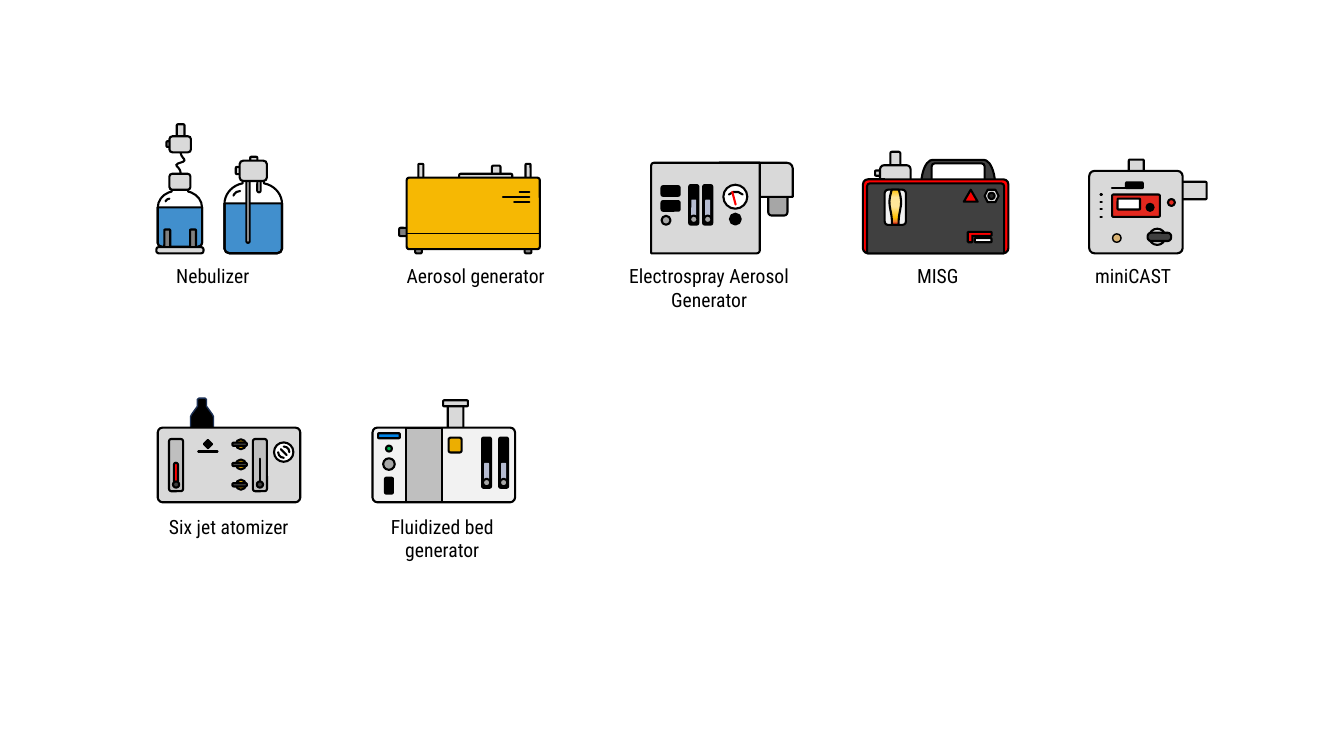
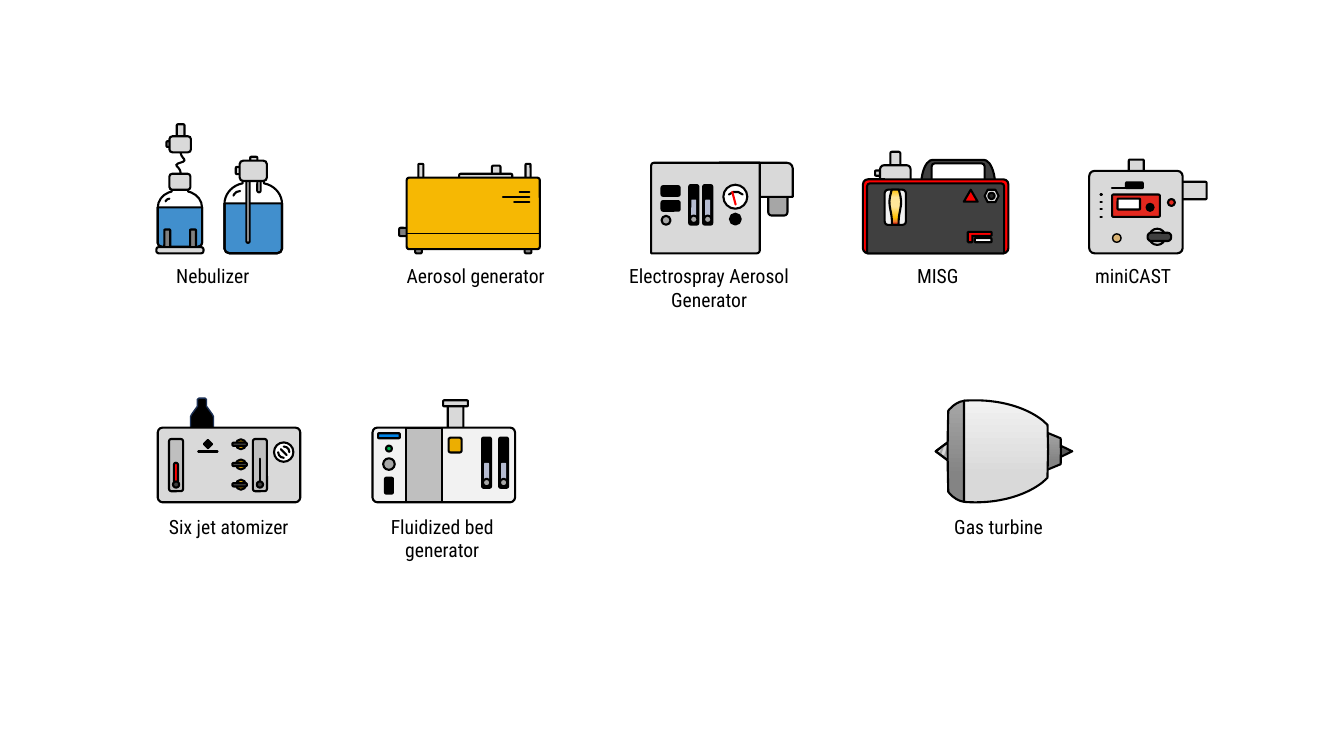
Before and after one commit to tsipkens/aerosol-icon-project, a slide deck: slide 2 of icons.pptx. Drawn at 1344x756 pixels with LibreOffice and Linux fonts; fonts in the diff are those of the drawing. Boxes give left, top, right and bottom in pixels: in the first picture for what was removed or moved away, otherwise in the second. Text is boxed around its words. In the diff, an @@ line names an element or a change of style, - is before the commit and + after.

```diff
--- a/icons.pptx
+++ b/icons.pptx
@@ group added at [935, 400, 1072, 502]: 3 triangles, 3 lines, 3 freeform shapes @@
@@ text added at [954, 519, 1043, 535], 14 pt, text #000000 @@
+Gas turbine
```
Also in this commit, not shown: 2 other slides changed.
